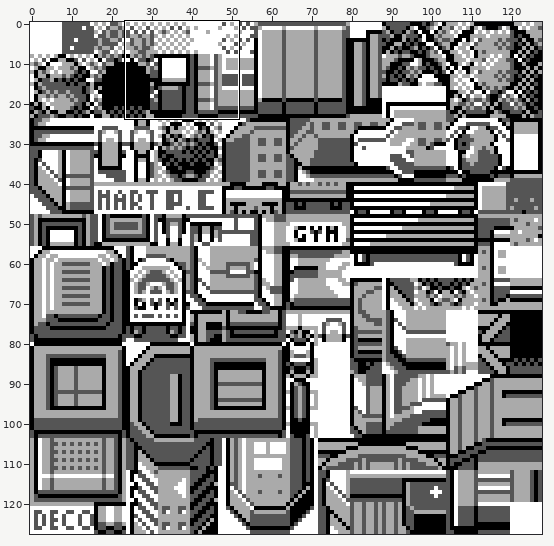
Sprite sheet, stored at gfx/tilesets/kanto_4.png. Above: a wide view before the commit, with the close-up outlined.
Close-up. The starting point:
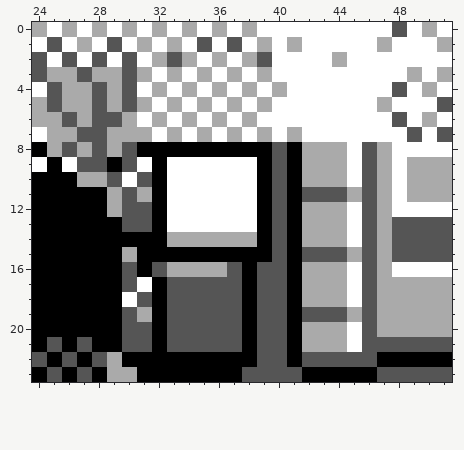
The file is 128x128 pixels. Shown: x 24..51, y 0..23.
After:
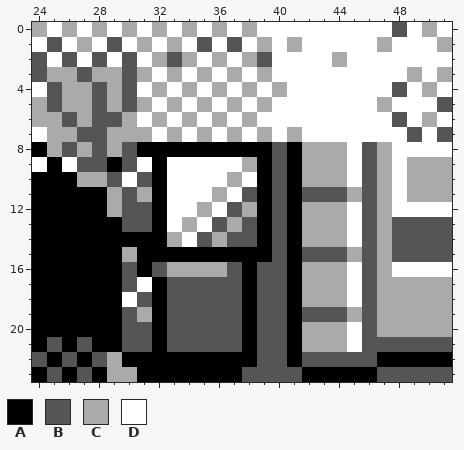
Palette (. is transparent): A #000000  B #555555  C #aaaaaa  D #ffffff
Edits made:
Changed rows in their new state; - is an unchanged pixel.
first column x 34:
 9 ----C
10 ---C-
11 --C-B
12 -C-BC
13 C-BCB
14 DB-BB
Where, in picture pixels (left, top, right, bottom), the same in both close-ups:
changed: (182, 157, 257, 247)
